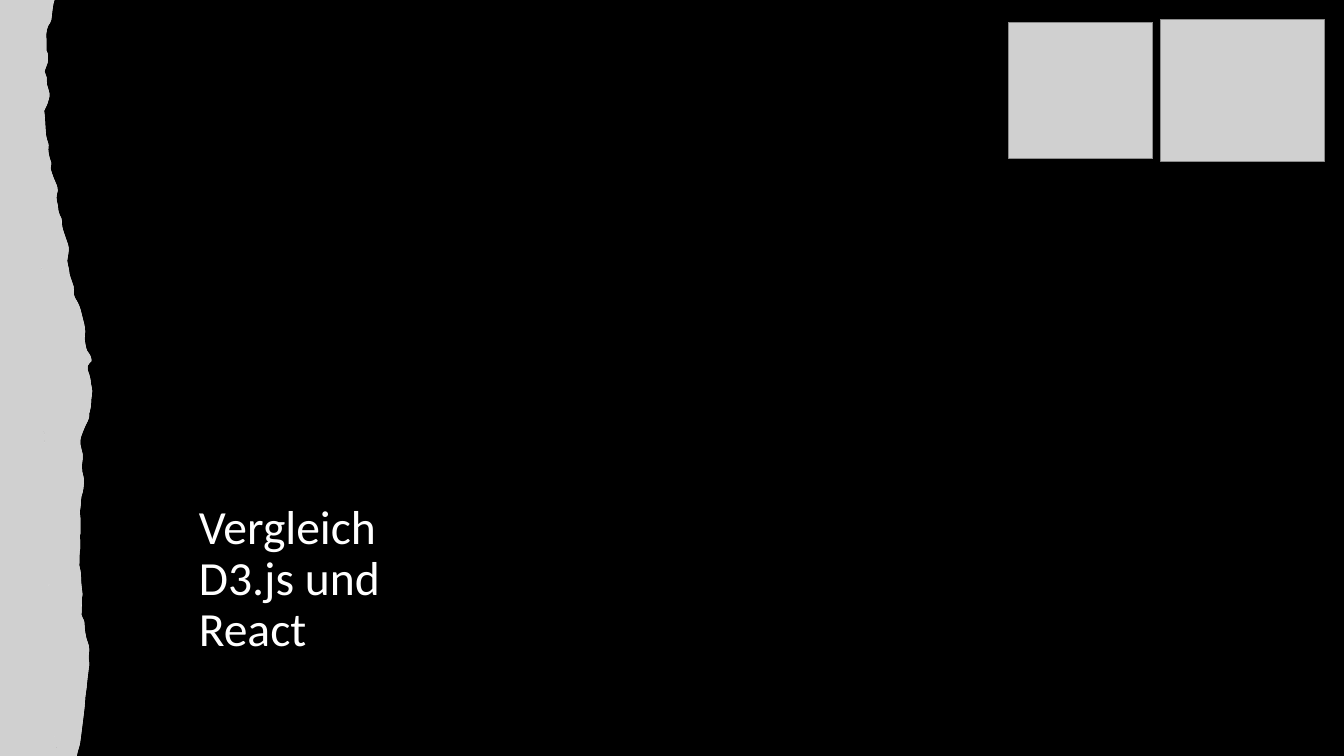
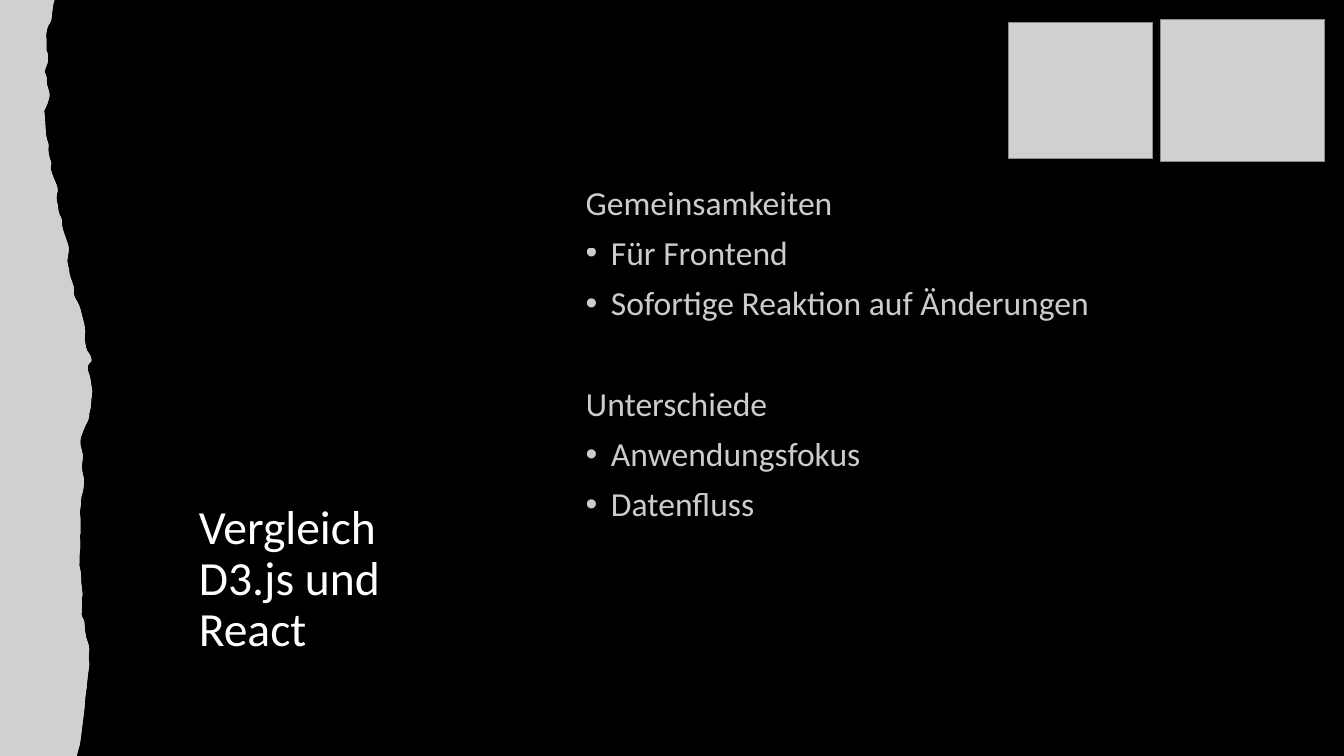
Before and after one commit to anna-staub/leiterlispiel, a slide deck: slide 10 of documents/JavaScript_Libraries/Gruppe_C_Praesentation_JSLibraries.pptx. Drawn at 1344x756 pixels with LibreOffice and Linux fonts; fonts in the diff are those of the drawing; grey boxes stand for pictures. Boxes give left, top, right and bottom in pixels: in the first picture for what was removed or moved away, otherwise in the second. Text is boxed around its words. In the diff, an @@ line names an element or a change of style, - is before the commit and + after.

```diff
--- a/documents/JavaScript_Libraries/Gruppe_C_Praesentation_JSLibraries.pptx
+++ b/documents/JavaScript_Libraries/Gruppe_C_Praesentation_JSLibraries.pptx
@@ text added at box(586, 191, 1088, 517), 24 pt, text #FFFFFF at 80% opacity @@
+Gemeinsamkeiten
+• Für Frontend
+• Sofortige Reaktion auf Änderungen
+Unterschiede
+• Anwendungsfokus
+• Datenfluss
```
Also in this commit, not shown: 4 other slides changed, 1 other file.
